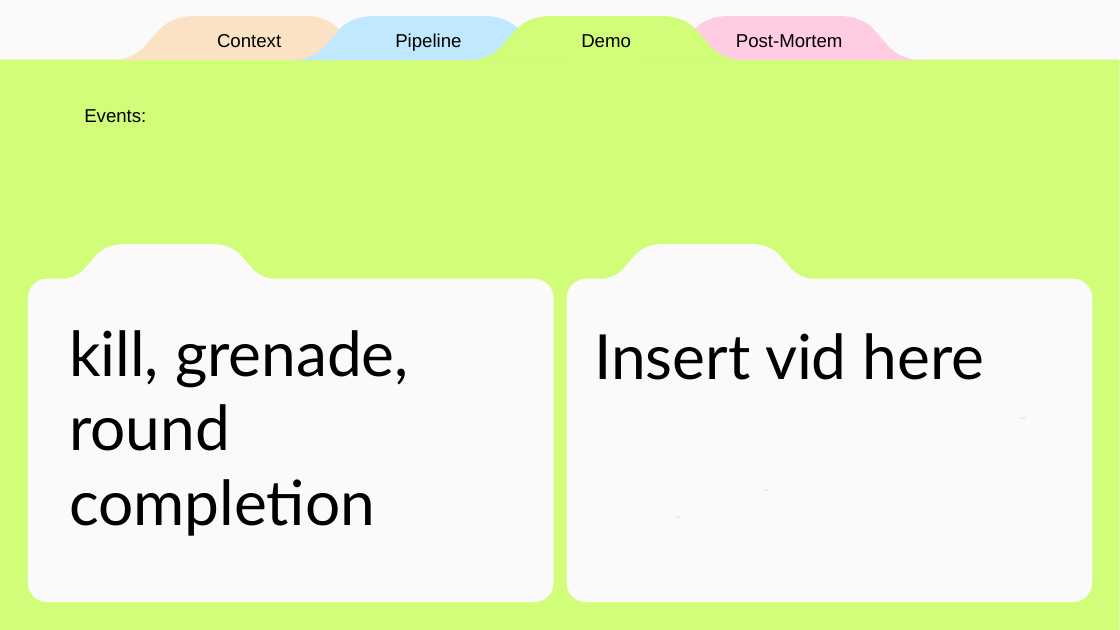
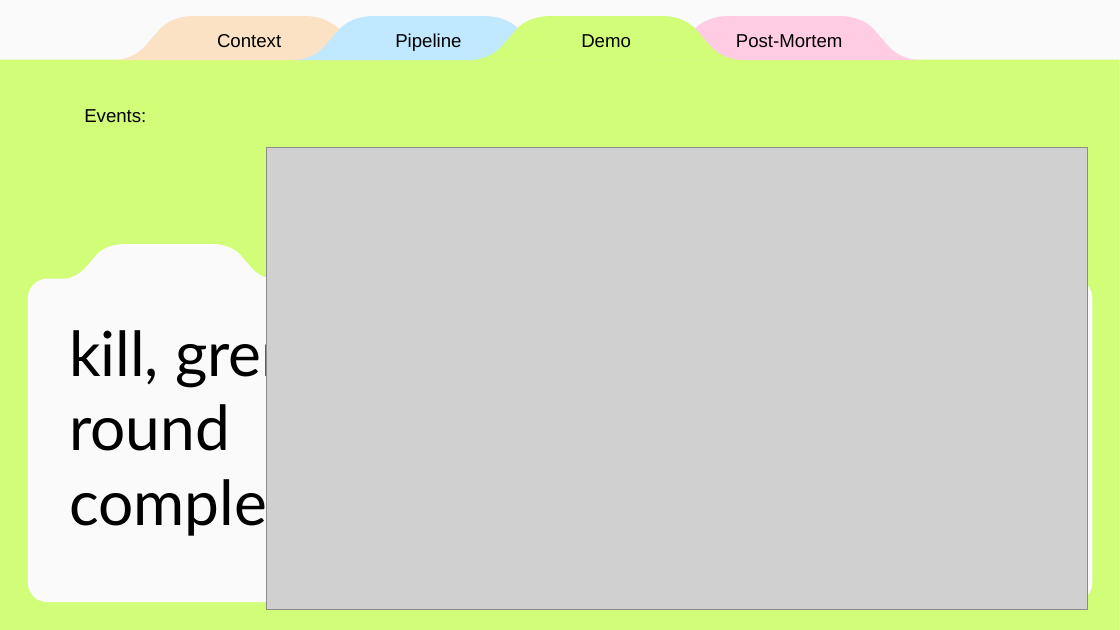
Before and after one commit to dannys0n/OpenCast, a slide deck: slide 17 of Presentation/OpenCast.pptx (slide 15 before the commit). Drawn at 1120x630 pixels with LibreOffice and Linux fonts; fonts in the diff are those of the drawing; grey boxes stand for pictures. Boxes give left, top, right and bottom in pixels: in the first picture for what was removed or moved away, otherwise in the second. Text is boxed around its words. In the diff, an @@ line names an element or a change of style, - is before the commit and + after.

```diff
--- a/Presentation/OpenCast.pptx
+++ b/Presentation/OpenCast.pptx
@@ picture added at <box>267,148,1088,609</box> @@
@@ freeform shape removed at <box>597,244,818,280</box> @@
@@ text removed at <box>594,333,985,380</box> @@
-Insert vid here
```
Also in this commit, not shown: 4 other slides changed, 3 slides added, 1 slide removed.
